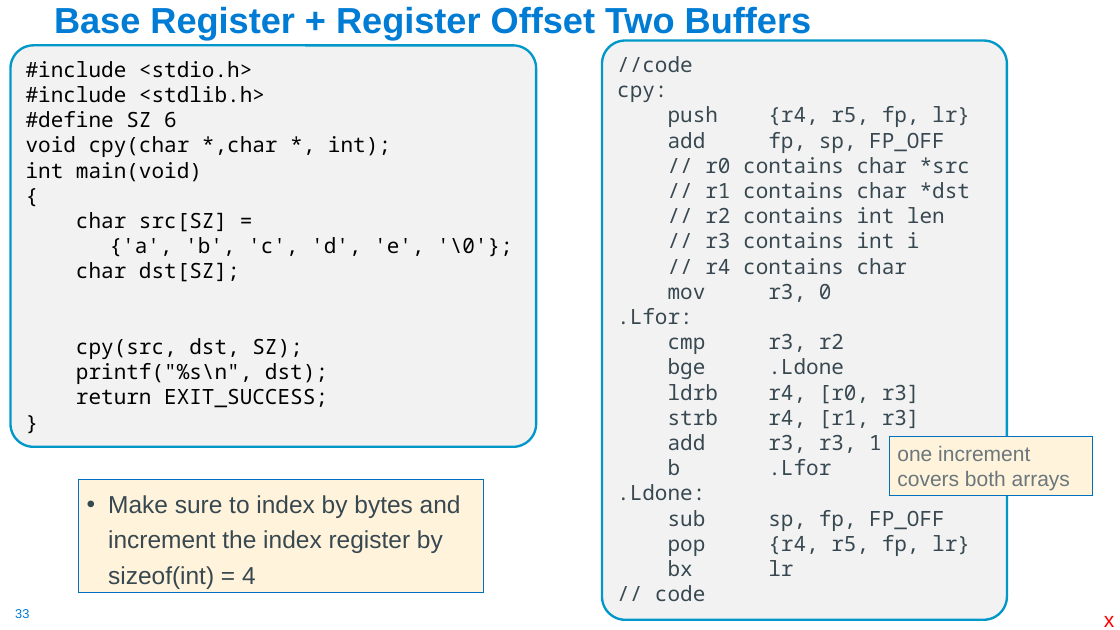
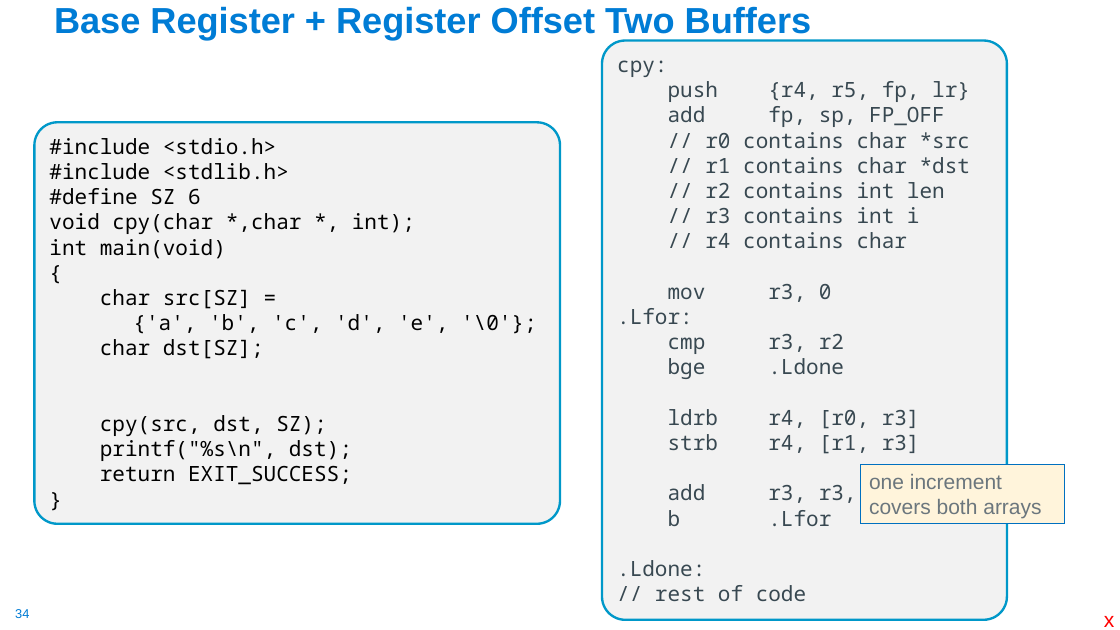
Before and after one commit to cse30-fa22/Muller_CSE30_Lecture_Slides, a slide deck: slide 34 of 08_Assm_Part3.pptx (slide 33 before the commit). Drawn at 1120x630 pixels with LibreOffice and Linux fonts; fonts in the diff are those of the drawing. Boxes give left, top, right and bottom in pixels: in the first picture for what was removed or moved away, otherwise in the second. Text is boxed around its words. In the diff, an @@ line names an element or a change of style, - is before the commit and + after.

```diff
--- a/08_Assm_Part3.pptx
+++ b/08_Assm_Part3.pptx
@@ text in rounded rectangle at (x1=617, y1=56, x2=693, y2=72): paragraph removed @@
-//code
@@ rounded rectangle "#include <stdio.h>" moved from (x1=10, y1=45, x2=536, y2=447) to (x1=34, y1=123, x2=560, y2=524) @@
@@ text removed at (x1=78, y1=479, x2=483, y2=593) @@
-• Make sure to index by bytes and increment the index register by sizeof(int) = 4
@@ rectangle "one increment covers both arrays" moved from (x1=889, y1=436, x2=1092, y2=496) to (x1=861, y1=465, x2=1065, y2=524) @@
@@ text in rounded rectangle at (x1=655, y1=585, x2=806, y2=601): text changed @@
-sub sp, fp, FP_OFF
-pop {r4, r5, fp, lr}
-bx lr
-// code
+// rest of code
@@ page number at (x1=15, y1=609, x2=29, y2=618): text changed @@
-33
+34
```
Also in this commit, not shown: 26 other slides changed, 3 slides added, 21 slides removed, 1 other file.
